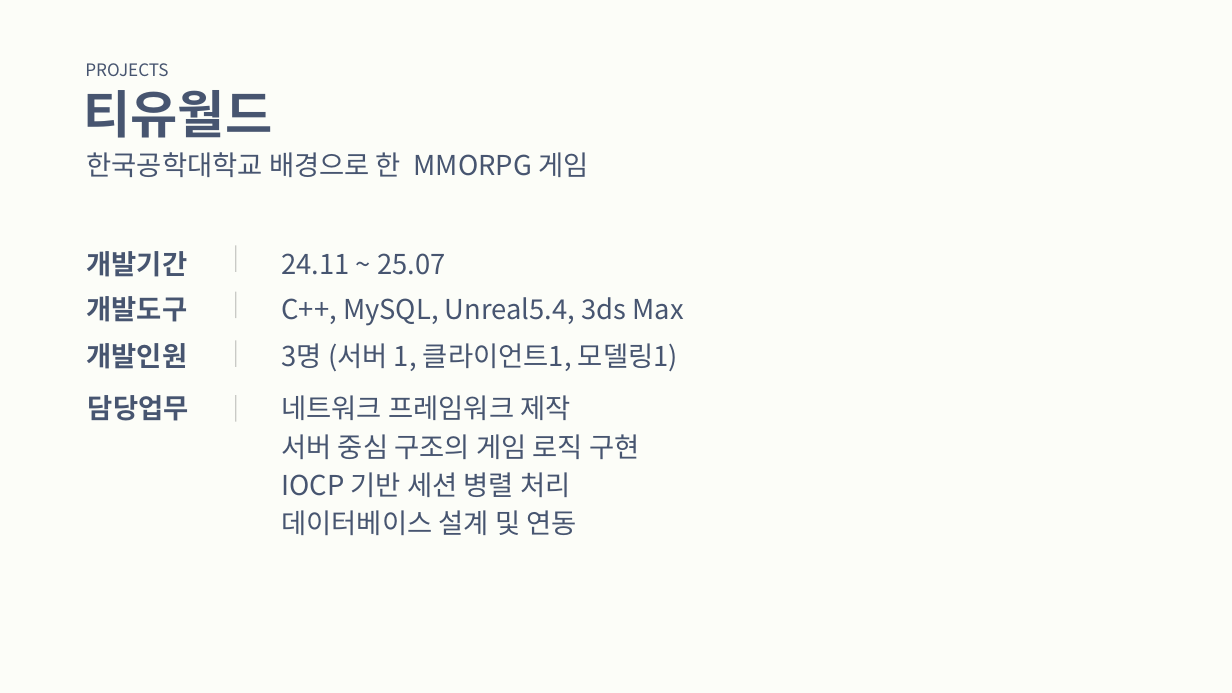
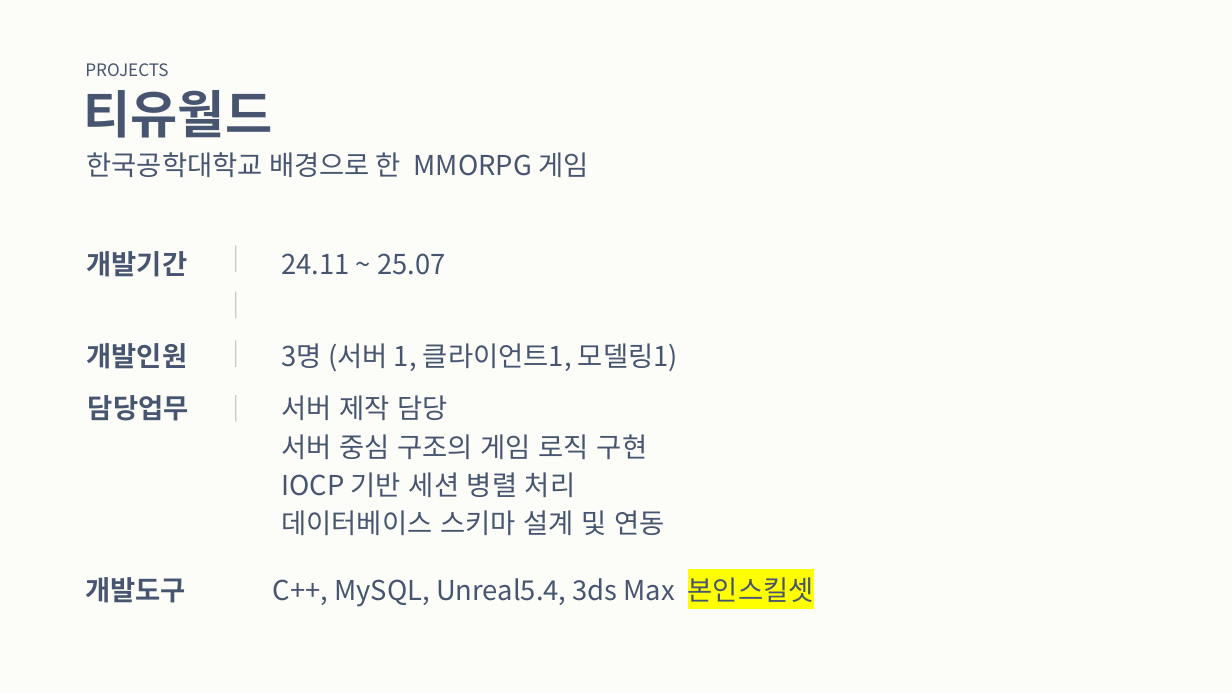
Before and after one commit to sungone/GP2025, a slide deck: slide 3 of 문서/포트폴리오/황수지/황수지포트폴리오.pptx. Drawn at 1232x693 pixels with LibreOffice and Linux fonts; fonts in the diff are those of the drawing. Boxes give left, top, right and bottom in pixels: in the first picture for what was removed or moved away, otherwise in the second. Text is boxed around its words. In the diff, an @@ line names an element or a change of style, - is before the commit and + after.

Commit message:
2025-09-04 종합설계 2

```diff
--- a/문서/포트폴리오/황수지/황수지포트폴리오.pptx
+++ b/문서/포트폴리오/황수지/황수지포트폴리오.pptx
@@ text at (x1=281, y1=395, x2=448, y2=420): text changed @@
-네트워크 프레임워크 제작
+서버 제작 담당
@@ text at (x1=281, y1=510, x2=664, y2=535): text changed @@
-데이터베이스 설계 및 연동
+데이터베이스 스키마 설계 및 연동
@@ text "개발도구" moved from (x1=87, y1=296, x2=188, y2=322) to (x1=85, y1=577, x2=186, y2=603) @@
@@ text at (x1=273, y1=577, x2=814, y2=607): text changed @@
-C++, MySQL, Unreal5.4, 3ds Max
+C++, MySQL, Unreal5.4, 3ds Max 본인스킬셋
```
Also in this commit, not shown: 5 other slides changed, 1 other file.
